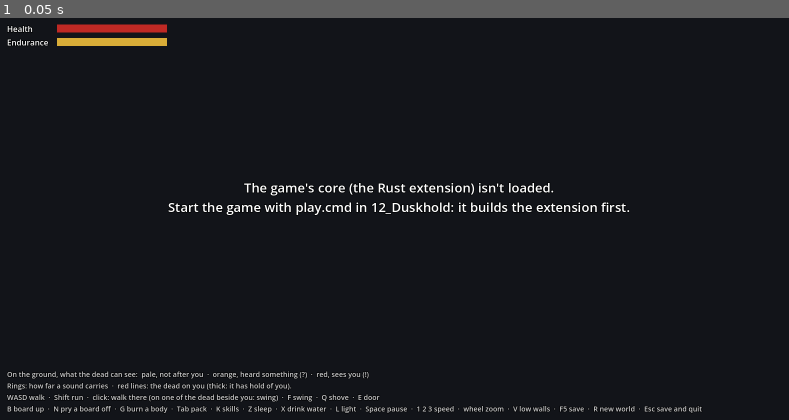
Above: before the commit, frame 1.
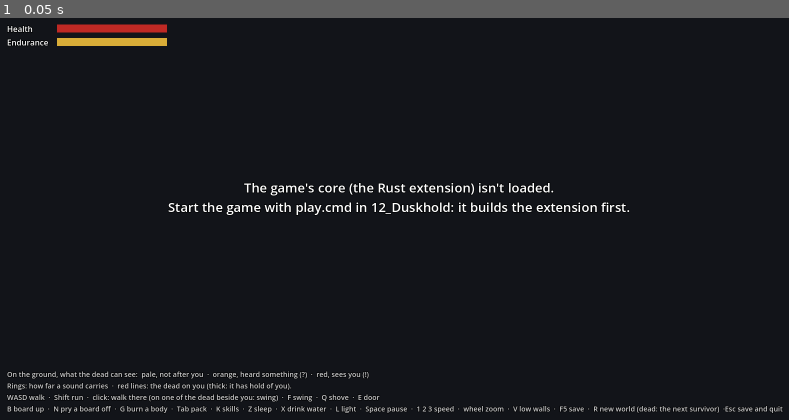
Above: after the commit, the same moment.

Repository: Mossenheimen/Duskhold
Game: Godot game, scene res://main.tscn
Two runs of this game, one before a commit and one after it. Both use one fixed random seed, a clock stepped at 60 frames per second and the inputs below.
Inputs:
- Up to frame 1 (0.05 s): no input

The runs differ from the first frame. In frame 1, 0.1% of the frame differs, in the area x 80-100%, y 96-99%.

Commit message:
Duskhold: death and the revenant (build step 6, slice 7)
Characters have names, and the death screen tells who, how long, how and
carrying what. The body stays where it fell in its gear and, unburned,
rises at midnight as a revenant with the name and the gear; any creature
put down drops what it carries. R brings the next survivor to the abbey
in the same world, with the old home and stash. A dead character no
longer keeps the world awake, so the bench now keeps its character alive.
Save format v6.

Co-Authored-By: Claude Opus 5.5 <noreply@anthropic.com>

Diff:
--- a/client/actor_view.gd
+++ b/client/actor_view.gd
@@ -7,11 +7,13 @@
 const CHARACTER := Color(0.75, 0.32, 0.2)
 ## Each kind's look, by DuskWorld.actor_kinds() (0 the character, 1 + n creature n): its colour,
 ## its height, and how far it stoops. The shambler is grey-green and stooped; the ghoul pale,
-## lower and crouched, so a glance tells them apart. A kind with no look here borrows the last.
+## lower and crouched, so a glance tells them apart; the revenant tall, upright and dark, the
+## character's colour gone bad. A kind with no look here borrows the last.
 const LOOKS := [
 	[CHARACTER, 1.55, 0.0],
 	[Color(0.56, 0.6, 0.5), 1.45, -14.0],
 	[Color(0.82, 0.78, 0.7), 1.3, -28.0],
+	[Color(0.45, 0.24, 0.2), 1.6, -6.0],  # a revenant: you, in your gear, gone dark
 ]
 const CURIOUS := Color(1.0, 0.75, 0.25)
 const HUNTING := Color(1.0, 0.22, 0.15)
--- a/client/bag.gd
+++ b/client/bag.gd
@@ -72,6 +72,7 @@
 	_shown_reach = PackedInt32Array()
 	_shown_water = false
 	_shown_counter = []
+	_pack_panel.visible = true  # hidden at a death; the next survivor has a pack again
 	_draw_reach(_shown_reach, false, PackedInt32Array(), PackedInt32Array())
 	_queue.clear()
 
--- a/client/hud.gd
+++ b/client/hud.gd
@@ -6,7 +6,7 @@
 const LINE_LIFE := 6.0  # seconds a line of news stays
 const FLASH_LIFE := 0.6
 
-const CONTROLS := "WASD walk  ·  Shift run  ·  click: walk t …(250 unchanged characters)… V low walls  ·  F5 save  ·  R new world  ·  Esc save and quit"
+const CONTROLS := "WASD walk  ·  Shift run  ·  click: walk t …(250 unchanged characters)… V low walls  ·  F5 save  ·  R new world (dead: the next survivor)  ·Esc save and quit"
 const LEGEND := "On the ground, what the dead can see:  pale, not after you  ·  orange, heard something (?)  ·  red, sees you (!)\nRings: how far a sound carries  ·  red lines: the dead on you (thick: it has hold of you)."
 
 ## The moodles, by DuskWorld.character_moodles() code: a name for each level, what it does to
@@ -125,7 +125,7 @@
 	var dead := ""
 	if pressure.size() >= 3 and pressure[0] > 0:
 		dead = "  ·  the dead %d%%" % roundi(pressure[0] / 10.0)
-	_state.text = "DUSKHOLD  ·  build step 6: the Tolling\n%s  ·  Seed %d  ·  %d×%s%s" % [
+	_state.text = "DUSKHOLD  ·  build step 6: death and the revenant\n%s  ·  Seed %d  ·  %d×%s%s" % [
 		time_of_day(clock), world_seed, speed, dead, _countdown(tolling)]
 	_paused.visible = paused
 
@@ -293,16 +293,31 @@
 	_asleep.text = "Asleep\n%s\n\nZ to get up" % time_of_day(clock) if asleep else ""
 
 
-## The end: how you died, and how long you lasted in game time (DuskWorld.clock()[3]).
-func show_death(how: String, minutes: int) -> void:
+## The end, as a recap (CONCEPT.md, death and legacy): who, how they died, how long they lasted
+## in game time (DuskWorld.character_lasted()), what they carried, and what becomes of the body.
+func show_death(name: String, how: String, minutes: int, carried: String, rises: bool) -> void:
 	var days := floori(minutes / 1440.0)
 	var hours := floori((minutes % 1440) / 60.0)
 	var lasted := "%d hours %d minutes" % [hours, minutes % 60]
+	if days == 0 and hours == 0:
+		lasted = "%d minutes" % minutes
 	if days > 0:
 		lasted = "%d day%s %d hours" % [days, "" if days == 1 else "s", hours]
-	_death.text = "This is how you died.\n%s\nYou lasted %s.\n\nR to begin again, in a new patch." % [how, lasted]
+	var who := name if name != "" else "You"
+	var lines := ["%s lasted %s." % [who, lasted], how]
+	if carried != "":
+		lines.append("Carrying %s." % carried)
+	if rises:
+		lines.append("The body lies where it fell. Unburned, at midnight it rises as a revenant, in that gear.")
+	lines.append("")
+	lines.append("R: the next survivor comes to the abbey, in this world.   Shift+R: a new world.")
+	_death.text = "\n".join(lines)
 	_veil.visible = false
 	_asleep.text = ""
+
+
+func hide_death() -> void:
+	_death.text = ""
 
 
 func _build_body_panel() -> void:
--- a/client/main.gd
+++ b/client/main.gd
@@ -97,12 +97,16 @@
 const TOLLING_BEGAN := 57
 const TOLLED := 58
 const TOLLING_ENDED := 59
+const RISEN := 60
+const CAME := 61
 ## What your own timed actions are called, by DuskWorld.actor_actions() kind (5 on).
 const DOING := {5: "Struggling", 6: "Taking", 7: "Dropping", 8: "Bandaging", 9: "Taking it in hand",
 	10: "Putting it away", 11: "Lying down", 12: "Drinking", 13: "Eating", 14: "Drinking",
 	15: "Lighting it", 16: "Putting it out", 17: "Boarding it up", 18: "Prying a board off",
 	19: "Making it your stash", 20: "Putting it away", 21: "Taking the cure",
 	22: "Setting it alight", 23: "Buying", 24: "Selling", 25: "Having it mended"}
+## A body that rose as a revenant (DuskWorld.actor_remains()): nothing's left to draw.
+const RISEN_BODY := 3
 ## A light, by DuskWorld.item_kinds().
 const LIGHT_KIND := 5
 ## Moodles (DuskWorld.character_moodles()) the client acts on.
@@ -274,7 +278,7 @@
 	if loaded:
 		dead = dusk.character_body()[3] == 1
 		if dead:
-			hud.show_death("You died here.", clock[3])
+			_show_recap("You died here.")
 		else:
 			hud.say("You carry on.  %s" % Hud.time_of_day(clock))
 	elif not not_loaded.is_empty():
@@ -409,8 +413,12 @@
 			hud.say("This is a trial run: it isn't saved.")
 		else:
 			_save("Saved.")
+	elif event.is_action_pressed("restart") and dead and not Input.is_key_pressed(KEY_SHIFT):
+		# Dead, R brings the next survivor into this same world.
+		_next_survivor()
 	elif event.is_action_pressed("restart"):
-		# Alive in a saved world, R asks twice: the world you leave is gone for good.
+		# Alive in a saved world, R asks twice: the world you leave is gone for good. Dead,
+		# Shift+R leaves it at once.
 		if save_path != "" and not dead and played - restart_asked > 4.0:
 			restart_asked = played
 			hud.say("Abandon this world for a new one? Press R again.")
@@ -590,7 +598,7 @@
 	seen = dusk.actor_seen()
 	for i in actors.size():
 		# What you don't see isn't drawn (CONCEPT.md: never a live monster you can't see).
-		actors[i].visible = _seen(i)
+		actors[i].visible = _seen(i) and remains[i] != RISEN_BODY
 		actors[i].position = Vector3(where[i].x + 0.5, 0.0, where[i].y + 0.5)
 		actors[i].face(facing[i], delta)
 		actors[i].show_alert(alert[i], delta)
@@ -813,6 +821,9 @@
 			TOLLING_ENDED:
 				hud.say("Dawn. The bell is quiet, and the dead give up as they did.")
 				hud.flash_good()
+			RISEN:
+				# Your old body: you'd want to know, seen or not.
+				hud.say("Midnight. %s's body rises as a revenant, in the gear it fell in." % dusk.actor_name(who))
 			BOARD_BROKE:
 				map_view.refresh_edge(Vector2i(events[i + 3], events[i + 4]))
 				hud.say("The last board gave way!" if extra == 0 else "A board gave way! %d left." % extra)
@@ -862,8 +873,44 @@
 		how = "You starved."
 	elif how.is_empty():
 		how = "You died."
-	hud.show_death(how, dusk.clock()[3])
+	_show_recap(how)
 	_save("")  # the world keeps your death: there's no going back to before it
+
+
+## The death screen's recap: who, how, how long, and what they carried (the body still has it).
+func _show_recap(how: String) -> void:
+	var carried := []
+	var hands: PackedInt32Array = dusk.character_hands()
+	if hands.size() >= 2:
+		carried.append(_item_name(hands[0]))
+	var items: PackedInt32Array = dusk.character_items()
+	for i in range(0, items.size() - 3, 4):
+		var count := items[i + 1]
+		carried.append(_item_name(items[i]) + ("" if count == 1 else " ×%d" % count))
+	hud.show_death(dusk.actor_name(me), how, dusk.character_lasted(), ", ".join(carried), true)
+
+
+## After a death: the next survivor comes to the abbey, in this world. The old body stays where
+## it fell, with its gear; the home and stash carry over.
+func _next_survivor() -> void:
+	if not dusk.next_character():
+		return
+	_add_new_actors()
+	me = dusk.character_index()
+	dead = false
+	fever_took = false
+	hallowed = false
+	last_hurt = ""
+	last_hurt_at = -100
+	held = 0
+	dragged_by = 0
+	moodles = PackedInt32Array()
+	sleeping = false
+	hud.hide_death()
+	bag.start(dusk)
+	skills.start(dusk)
+	hud.say("%s comes to the abbey. Somewhere out there, the last one's body lies in its gear." % dusk.actor_name(me))
+	_save("")
 
 
 func _move_camera(delta: float) -> void:
@@ -1096,6 +1143,8 @@
 				_burn_body()
 			"unboard":
 				_pry_board()
+			"next":  # after a death, the next survivor
+				_next_survivor()
 
 
 ## Your own timed action: (its kind, how far through it is out of 1000), or (0, 0).
Not shown, changed: ARCHITECTURE.md
Not shown, changed: CLAUDE.md
Not shown, changed: CONCEPT.md
Not shown, changed: crates/dusk-cli/src/main.rs
Not shown, changed: crates/dusk-core/src/actor.rs
Not shown, changed: crates/dusk-core/src/combat.rs
Not shown, changed: crates/dusk-core/src/hash.rs
Not shown, changed: crates/dusk-core/src/items.rs
Not shown, added: crates/dusk-core/src/legacy.rs
Not shown, changed: crates/dusk-core/src/lib.rs
Not shown, changed: crates/dusk-core/src/pressure.rs
Not shown, changed: crates/dusk-core/src/remains.rs
(and 11 more such lines)
